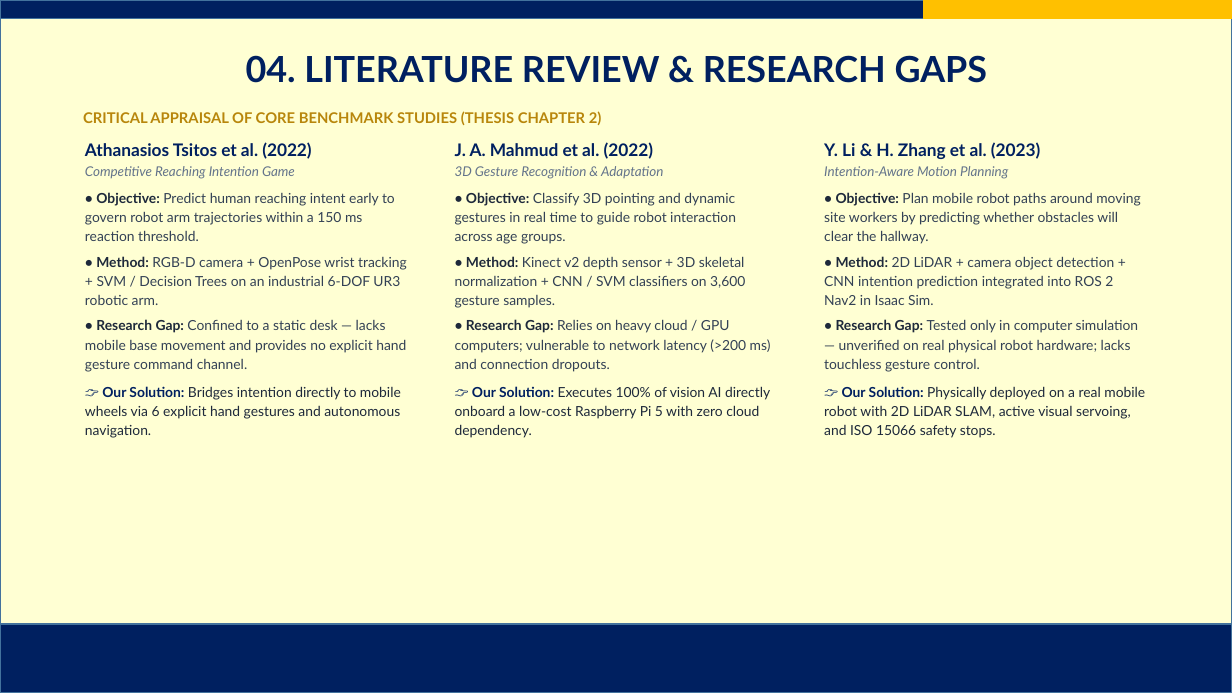
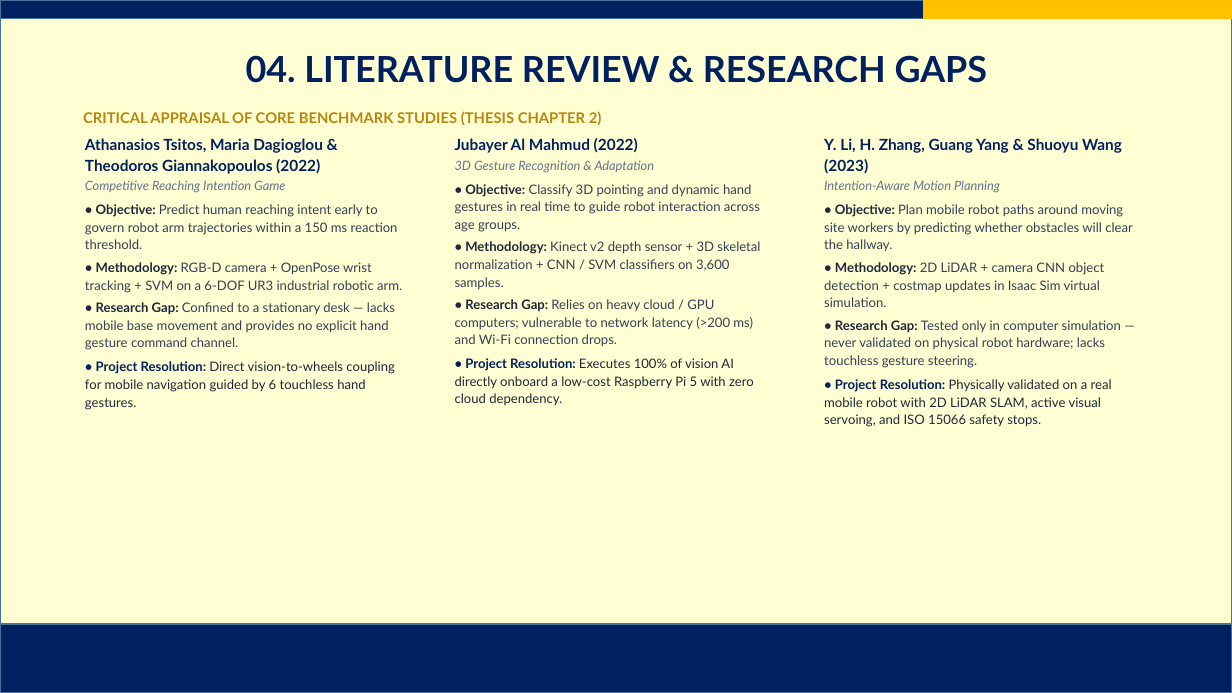
Before and after one commit to AJFACULTY/Intention-Recognition, a slide deck: slide 6 of write_up/Project Final Defense Slides_FINAL.pptx. Drawn at 1232x693 pixels with LibreOffice and Linux fonts; fonts in the diff are those of the drawing; background and template pictures are left out. Boxes give left, top, right and bottom in pixels: in the first picture for what was removed or moved away, otherwise in the second. Text is boxed around its words. In the diff, an @@ line names an element or a change of style, - is before the commit and + after.

Commit message:
feat(slides): add full co-author names and formal academic styling to Slide 6

```diff
--- a/write_up/Project Final Defense Slides_FINAL.pptx
+++ b/write_up/Project Final Defense Slides_FINAL.pptx
@@ text at (x1=85, y1=138, x2=323, y2=174): text changed; size 13.5 to 12 pt @@
-Athanasios Tsitos et al. (2022)
+Athanasios Tsitos, Maria Dagioglou & Theodoros Giannakopoulos (2022)
@@ text "Jubayer Al Mahmud (2022)" at (x1=455, y1=138, x2=760, y2=405): size 10.5 to 10 pt in "3D Gesture Recognition & Adaptation"; less space between paragraphs @@
@@ text at (x1=455, y1=138, x2=638, y2=153): text changed; size 13.5 to 12 pt @@
-J. A. Mahmud et al. (2022)
+Jubayer Al Mahmud (2022)
@@ text at (x1=824, y1=138, x2=1122, y2=174): text changed; size 13.5 to 12 pt @@
-Y. Li & H. Zhang et al. (2023)
+Y. Li, H. Zhang, Guang Yang & Shuoyu Wang (2023)
@@ text at (x1=85, y1=180, x2=398, y2=249): size 10.5 to 10 pt in "Competitive Reaching Intention Game"; size 10.8 to 10.2 pt in "• Objective: Predict human reaching intent early ..."; less space between paragraphs; line spacing 1.15 to 1.12 @@
@@ text at (x1=455, y1=184, x2=760, y2=405): text changed; size 10.8 to 10.2 pt @@
-• Objective: Classify 3D pointing and dynamic gestures in real time to guide robot interaction across age groups.
-• Method: Kinect v2 depth sensor + 3D skeletal normalization + CNN / SVM classifiers on 3,600 gesture samples.
-• Research Gap: Relies on heavy cloud / GPU computers; vulnerable to network latency (>200 ms) and connection dropouts.
-👉 Our Solution: Executes 100% of vision AI directly onboard a low-cost Raspberry Pi 5 with zero cloud dependency.
+• Objective: Classify 3D pointing and dynamic hand gestures in real time to guide robot interaction across age groups.
+• Methodology: Kinect v2 depth sensor + 3D skeletal normalization + CNN / SVM classifiers on 3,600 samples.
+• Research Gap: Relies on heavy cloud / GPU computers; vulnerable to network latency (>200 ms) and Wi-Fi connection drops.
+• Project Resolution: Executes 100% of vision AI directly onboard a low-cost Raspberry Pi 5 with zero cloud dependency.
@@ text at (x1=824, y1=180, x2=1133, y2=251): size 10.5 to 10 pt in "Intention-Aware Motion Planning"; size 10.8 to 10.2 pt in "• Objective: Plan mobile robot paths around ..."; less space between paragraphs; line spacing 1.15 to 1.12 @@
@@ text at (x1=85, y1=262, x2=402, y2=410): text changed; size 10.8 to 10.2 pt @@
-• Method: RGB-D camera + OpenPose wrist tracking + SVM / Decision Trees on an industrial 6-DOF UR3 robotic arm.
-• Research Gap: Confined to a static desk — lacks mobile base movement and provides no explicit hand gesture command channel.
-👉 Our Solution: Bridges intention directly to mobile wheels via 6 explicit hand gestures and autonomous navigation.
+• Methodology: RGB-D camera + OpenPose wrist tracking + SVM on a 6-DOF UR3 industrial robotic arm.
+• Research Gap: Confined to a stationary desk — lacks mobile base movement and provides no explicit hand gesture command channel.
+• Project Resolution: Direct vision-to-wheels coupling for mobile navigation guided by 6 touchless hand gestures.
@@ text at (x1=824, y1=262, x2=1121, y2=427): text changed; size 10.8 to 10.2 pt @@
-• Method: 2D LiDAR + camera object detection + CNN intention prediction integrated into ROS 2 Nav2 in Isaac Sim.
-• Research Gap: Tested only in computer simulation — unverified on real physical robot hardware; lacks touchless gesture control.
-👉 Our Solution: Physically deployed on a real mobile robot with 2D LiDAR SLAM, active visual servoing, and ISO 15066 safety stops.
+• Methodology: 2D LiDAR + camera CNN object detection + costmap updates in Isaac Sim virtual simulation.
+• Research Gap: Tested only in computer simulation — never validated on physical robot hardware; lacks touchless gesture steering.
+• Project Resolution: Physically validated on a real mobile robot with 2D LiDAR SLAM, active visual servoing, and ISO 15066 safety stops.
```
Also in this commit, not shown: 3 other files.
